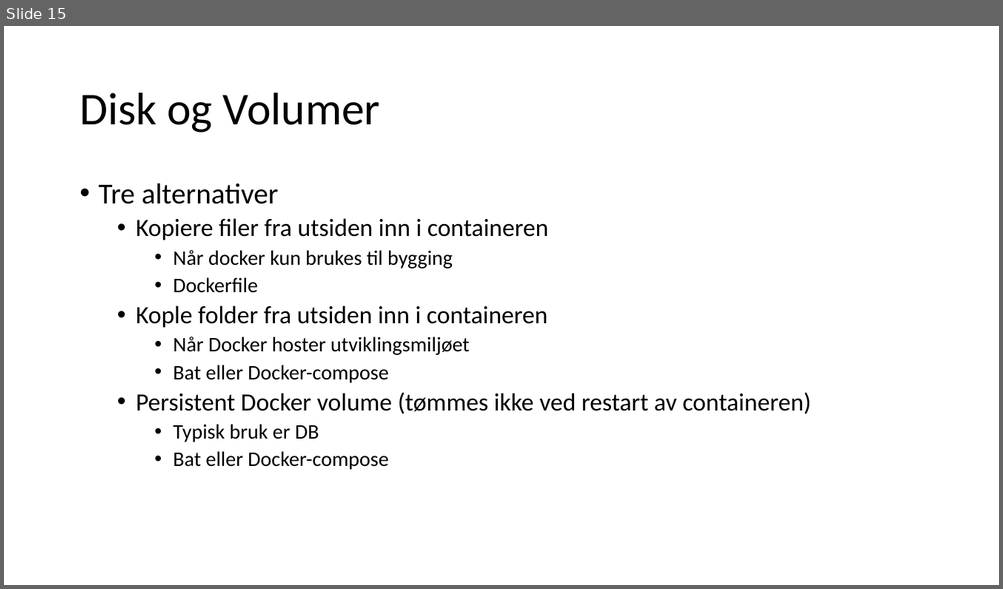
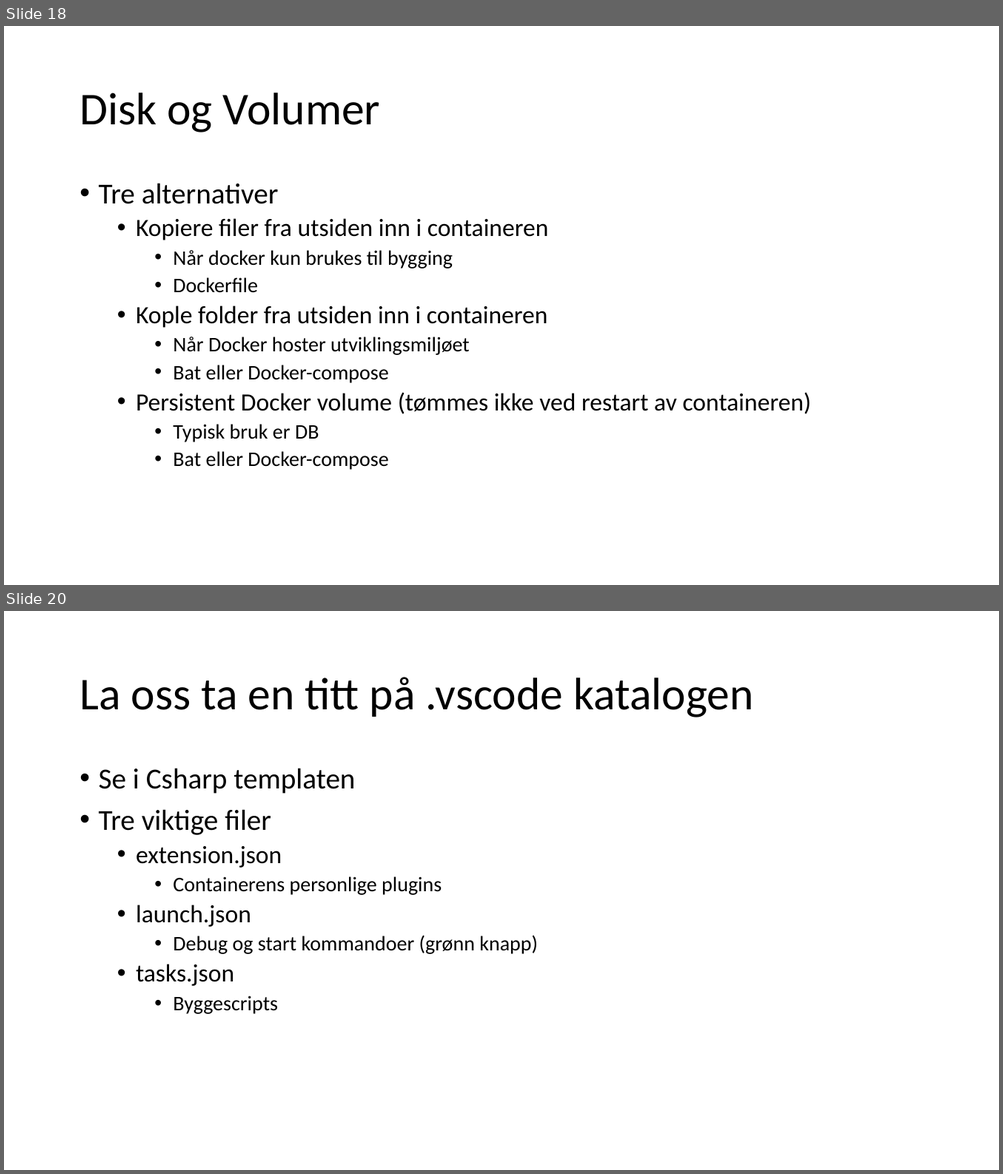
Before and after one commit to magneka/DockerWorkshop, a slide deck: workshop01.pptx. Shown one above the other, each under a label of ours: slide 15 before the commit, slides 18 and 20 after it; the slides between them are not shown. The pictures are 1003x589 and 1003x1174 pixels, drawn with LibreOffice and Linux fonts; fonts in the diff are those of the drawing. Boxes give left, top, right and bottom in pixels: in the first picture for what was removed or moved away, otherwise in the second. Text is boxed around its words. In the diff, an @@ line names an element or a change of style, - is before the commit and + after.

```diff
--- a/workshop01.pptx
+++ b/workshop01.pptx
@@ slide 20 added at [4, 611, 999, 1170], background #FFFFFF @@
@@ title added at [79, 677, 753, 718], 44 pt, text #000000 @@
+La oss ta en titt på .vscode katalogen
@@ text added at [99, 768, 538, 1014], 20 pt, text #000000 @@
+• Se i Csharp templaten
+• Tre viktige filer
+  • extension.json
+    • Containerens personlige plugins
+  • launch.json
+    • Debug og start kommandoer (grønn knapp)
+  • tasks.json
+    • Byggescripts
@@ what was slide 15 is now slide 18 @@
```
Also in this commit, not shown: 5 slides changed, 4 other slides added, 1 slide removed, 33 other files.
